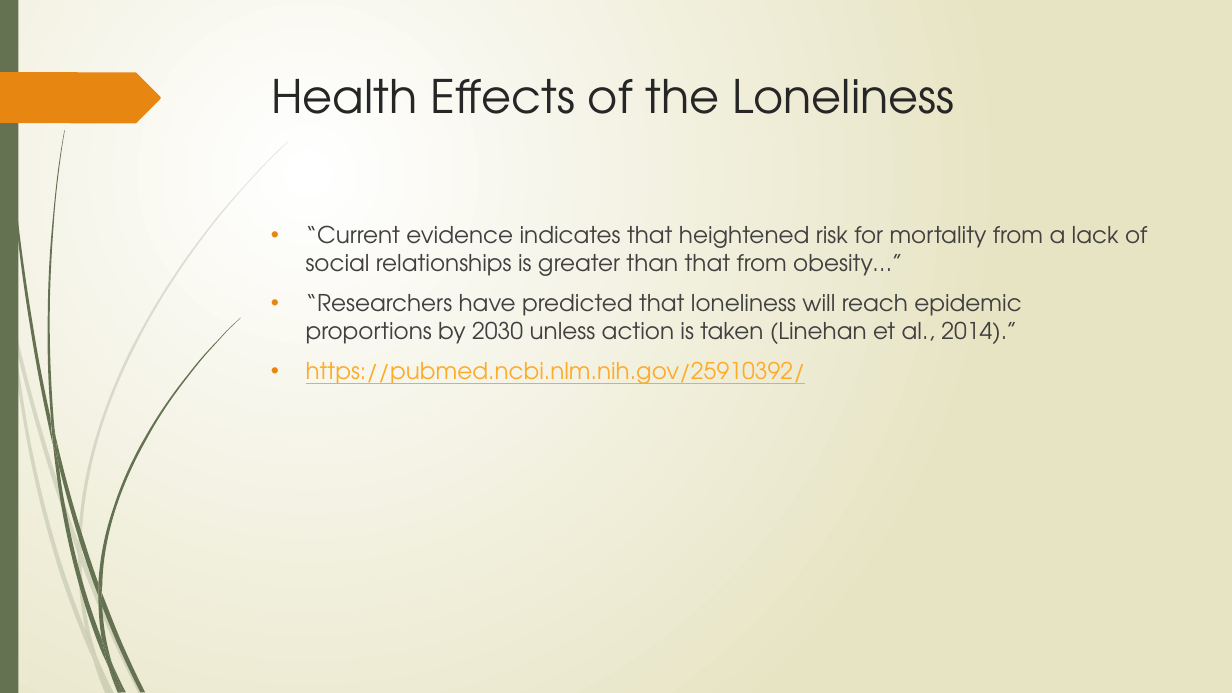
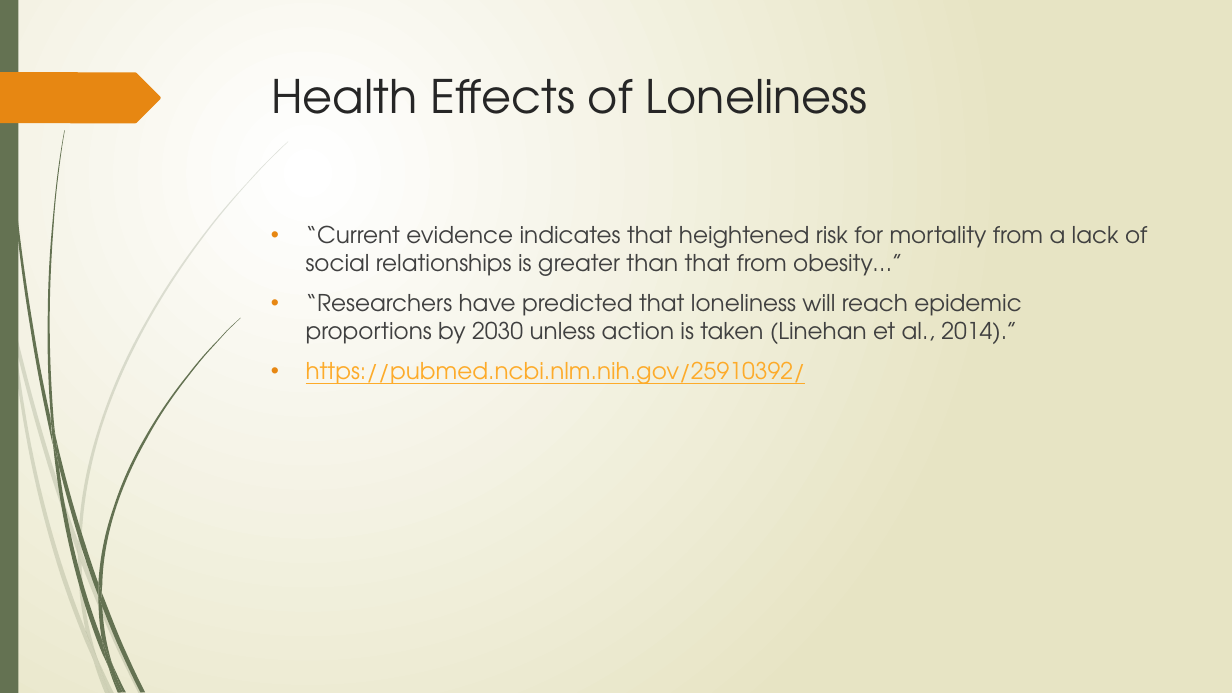
Before and after one commit to tieje/dogen, a slide deck: slide 4 of Presentation/SocialHub_FrancisT_06_23_2020.pptx. Drawn at 1232x693 pixels with LibreOffice and Linux fonts; fonts in the diff are those of the drawing. Boxes give left, top, right and bottom in pixels: in the first picture for what was removed or moved away, otherwise in the second. Text is boxed around its words. In the diff, an @@ line names an element or a change of style, - is before the commit and + after.

```diff
--- a/Presentation/SocialHub_FrancisT_06_23_2020.pptx
+++ b/Presentation/SocialHub_FrancisT_06_23_2020.pptx
@@ title at (271,79,867,114): text changed @@
-Health Effects of the Loneliness
+Health Effects of Loneliness
```
Also in this commit, not shown: 3 other slides changed.
